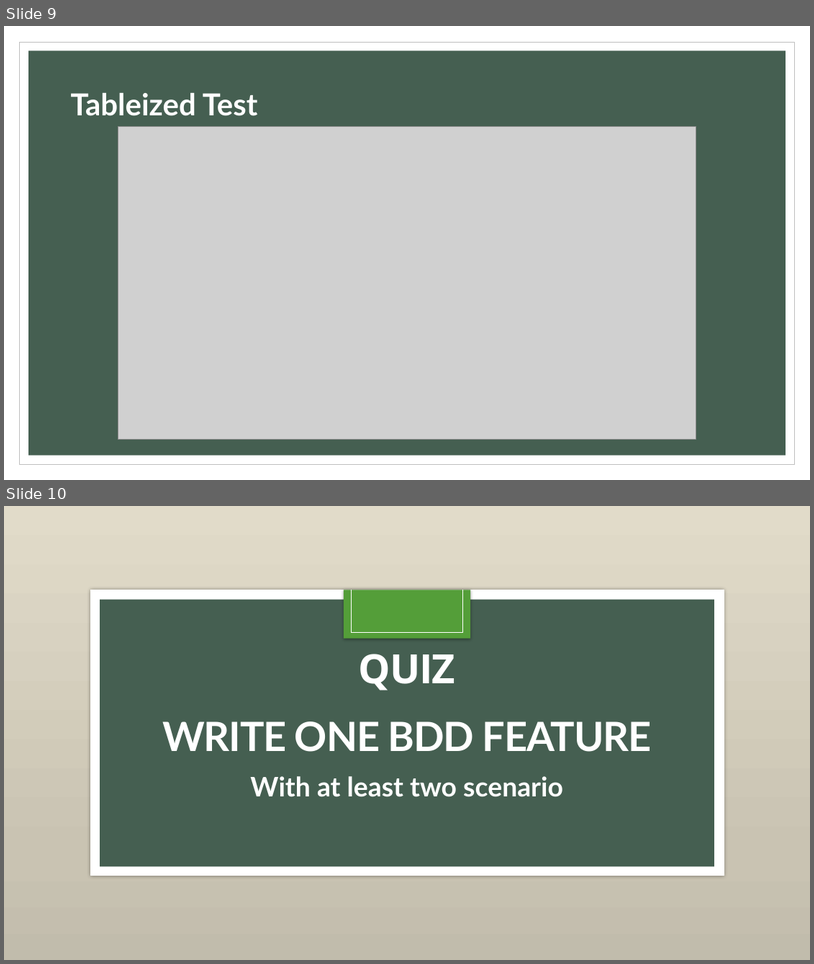
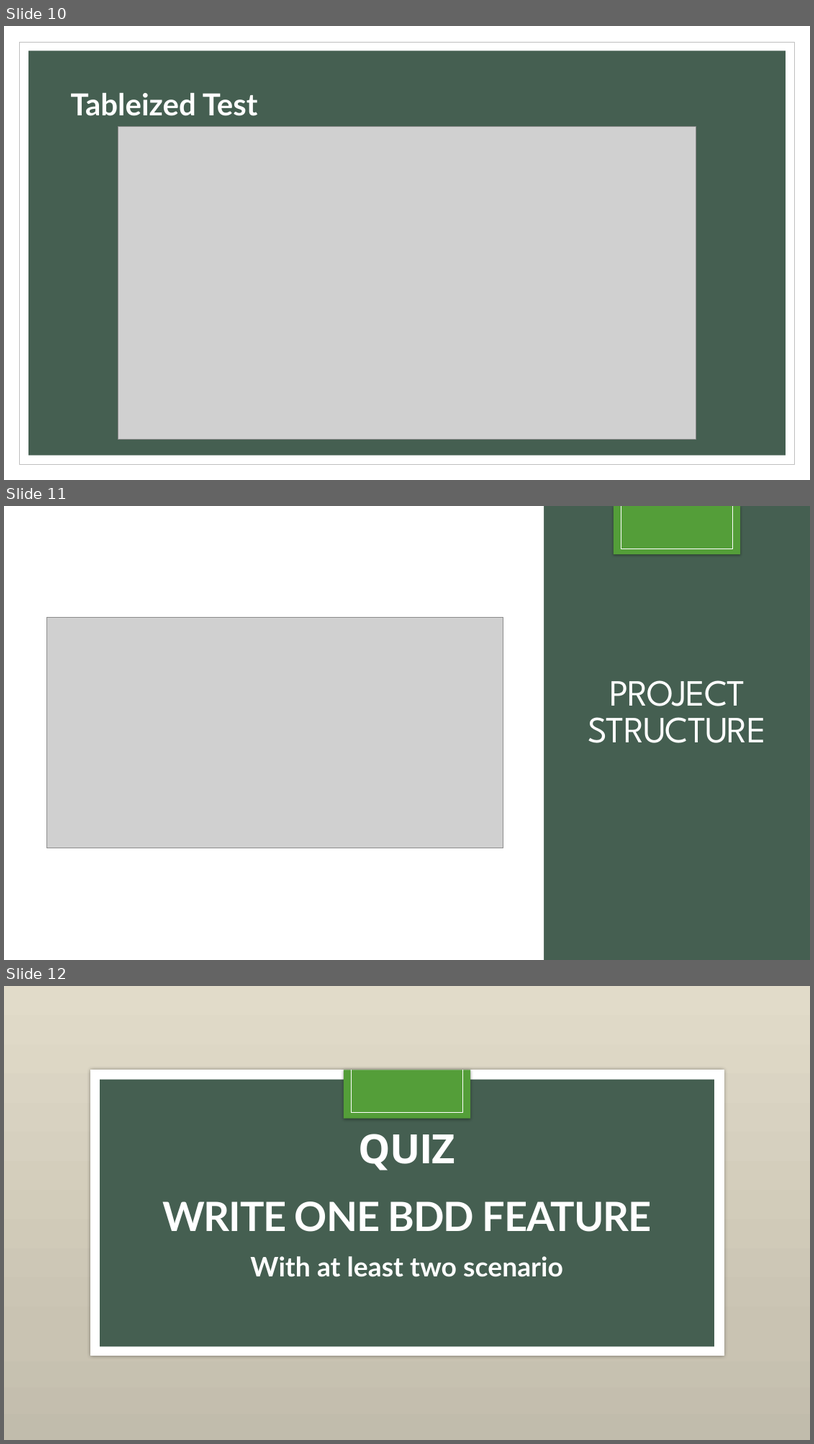
Before and after one commit to SajjadMb/Behave, a slide deck: slide/Behave.pptx. Shown one above the other, each under a label of ours: slides 9 and 10 before the commit, slides 10, 11 and 12 after it. The pictures are 814x964 and 814x1444 pixels, drawn with LibreOffice and Linux fonts; fonts in the diff are those of the drawing; grey boxes stand for pictures; background and template pictures are left out; a plain dark background stands for a picture behind light text. Boxes give left, top, right and bottom in pixels: in the first picture for what was removed or moved away, otherwise in the second. Text is boxed around its words. In the diff, an @@ line names an element or a change of style, - is before the commit and + after.

```diff
--- a/slide/Behave.pptx
+++ b/slide/Behave.pptx
@@ slide 11 added at box(4, 506, 810, 960), background picture (left out) @@
@@ rectangle added at box(4, 506, 810, 960), fill #455F51 @@
@@ rectangle added at box(4, 506, 544, 960), fill #FFFFFF @@
@@ rectangle added at box(614, 506, 741, 554), fill #549E39 @@
@@ line added from (622, 506) to (622, 548), #FFFFFF 0.5 pt @@
@@ line added from (733, 506) to (733, 548), #FFFFFF 0.5 pt @@
@@ line added from (622, 548) to (733, 548), #FFFFFF 0.5 pt @@
@@ rectangle added at box(90, 590, 724, 875), fill #FFFFFF, outline #FFFFFF 0.5 pt @@
@@ rectangle added at box(344, 590, 471, 638), fill #549E39 @@
@@ picture added at box(46, 618, 504, 849) @@
@@ text added at box(588, 680, 766, 743), 44 pt, text #FFFFFF @@
+PROJECT STRUCTURE
@@ what was slide 9 is now slide 10 @@
@@ what was slide 10 is now slide 12 @@
```
Also in this commit, not shown: 1 other slide added, 5 other files.
